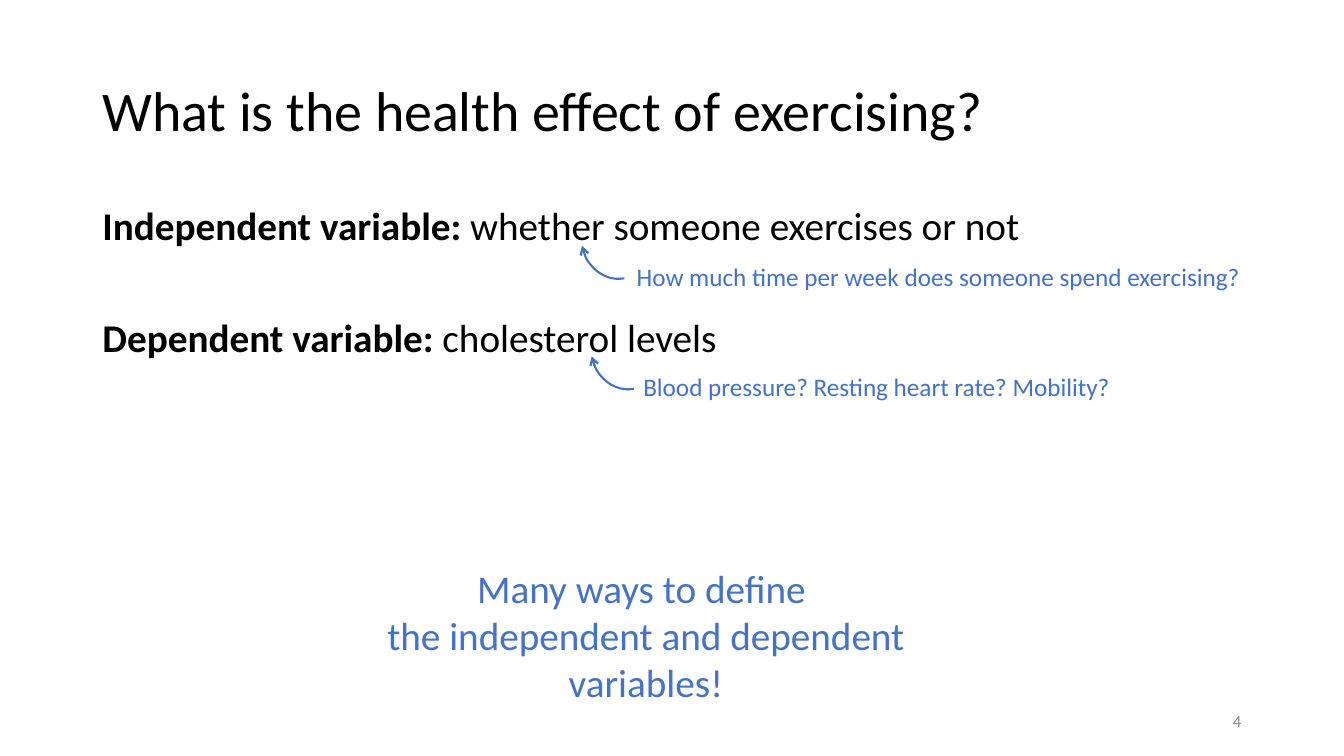
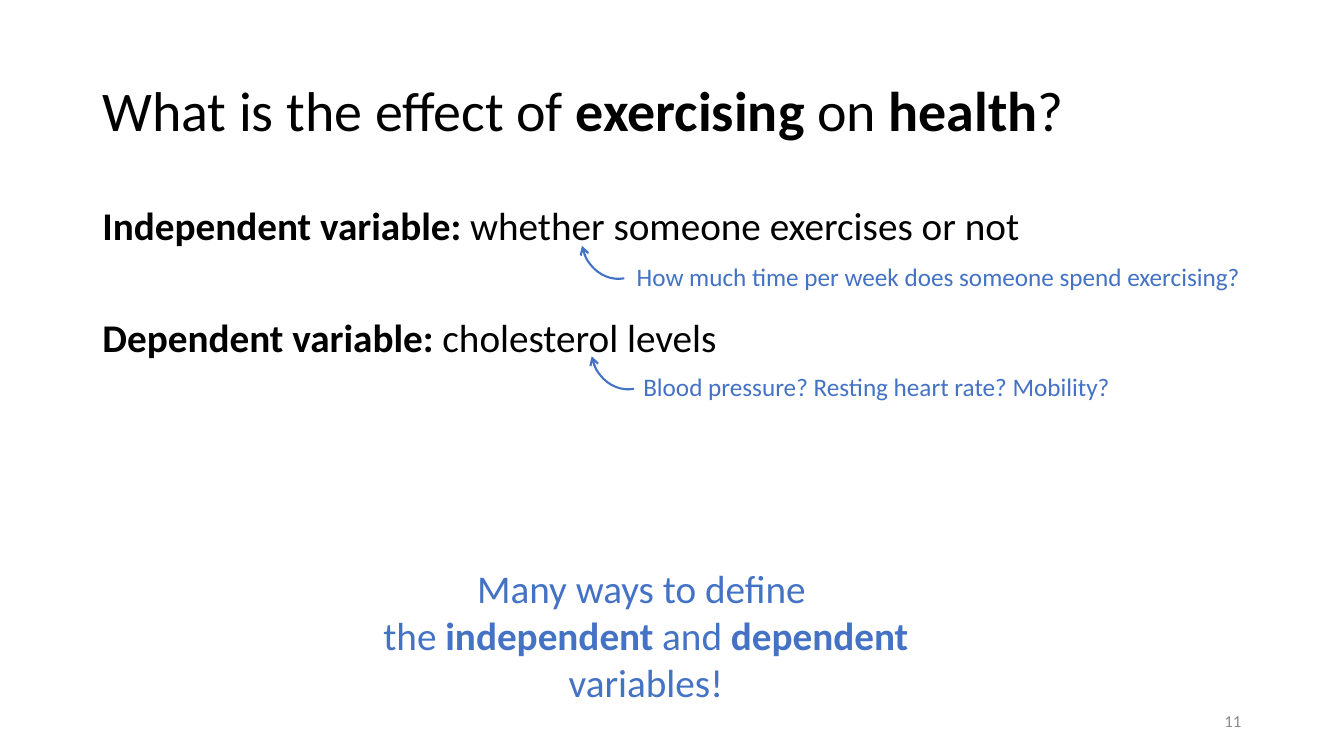
Before and after one commit to thuydtng/Adult-Education, a slide deck: slide 11 of Randomized Control Trial.pptx (slide 4 before the commit). Drawn at 1344x756 pixels with LibreOffice and Linux fonts; fonts in the diff are those of the drawing. Boxes give left, top, right and bottom in pixels: in the first picture for what was removed or moved away, otherwise in the second. Text is boxed around its words. In the diff, an @@ line names an element or a change of style, - is before the commit and + after.

```diff
--- a/Randomized Control Trial.pptx
+++ b/Randomized Control Trial.pptx
@@ title at (102,91,1064,141): text changed @@
-What is the health effect of exercising?
+What is the effect of exercising on health?
@@ text at (383,622,908,698): bold on in "independent dependent" @@
@@ page number at (1224,716,1241,727): text changed @@
-4
+11
```
Also in this commit, not shown: 15 other slides changed, 8 slides added, 1 other file.
